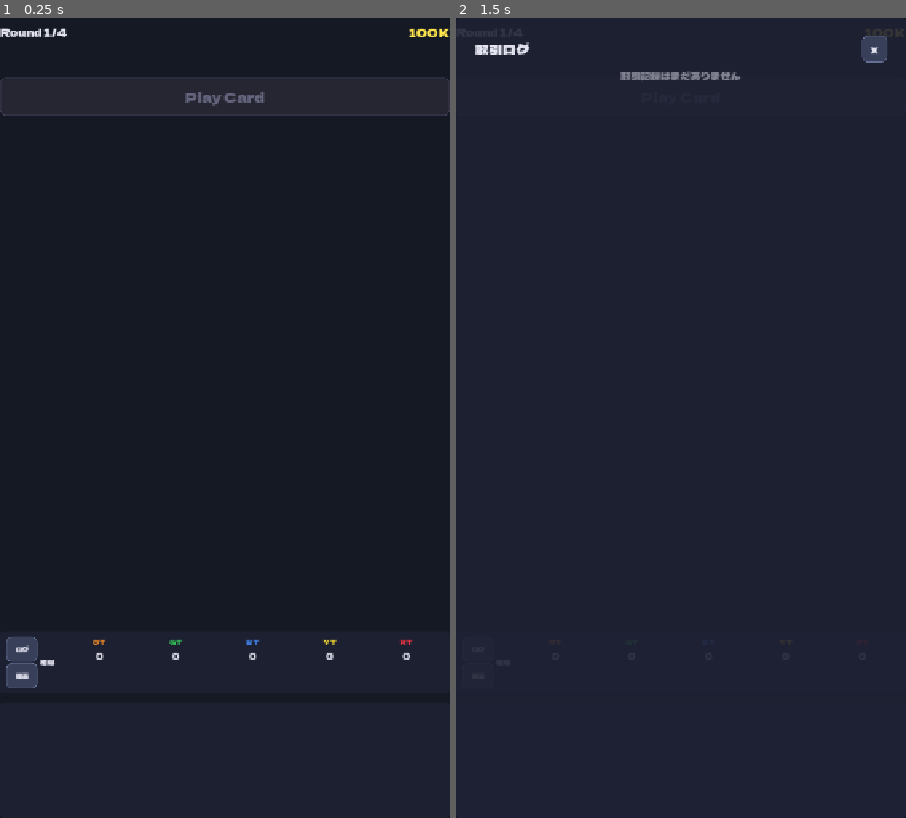
Above: before the commit, frames 1-2 (left to right).
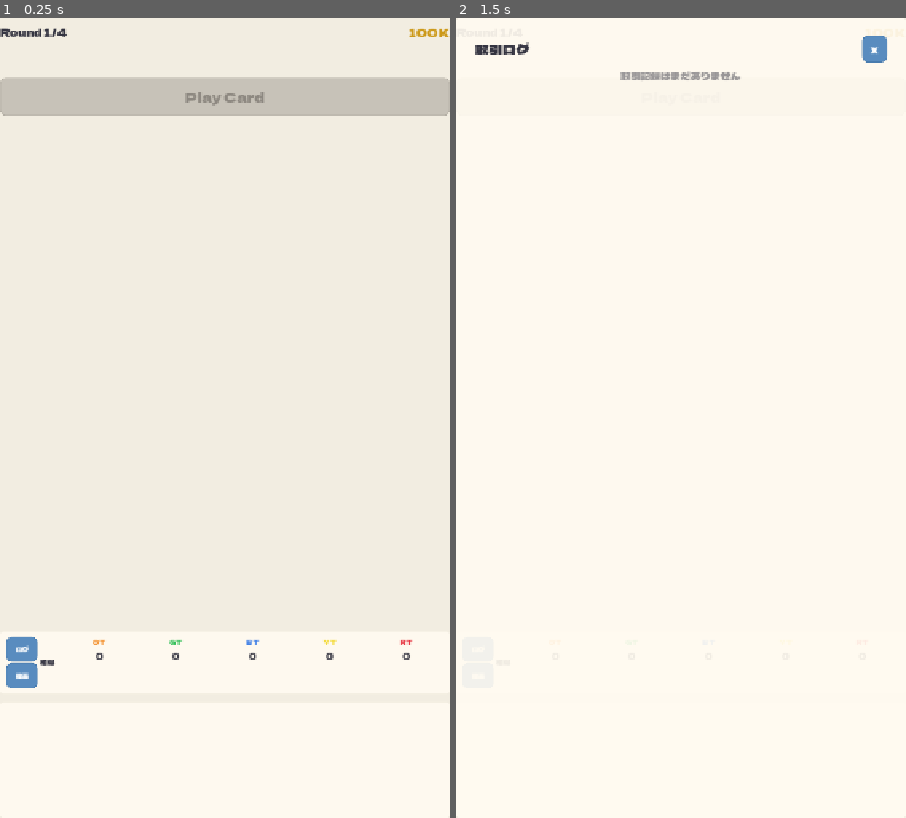
Above: after the commit, the same moments.

Repository: elefolo4565/modern-art
Game: Godot game, scene res://scenes/game/game_board.tscn
Same seed, same stepped clock (60 frames per second), same inputs: the game is played once before the commit and once after it. This scene is started directly instead of the project's main scene.
Inputs:
- Up to frame 1 (0.25 s): no input
- Up to frame 2 (1.5 s): click "ログ" at 0.5 s; click "絵画" at 1.25 s

The runs differ from the first frame. In frame 1, 100% of the frame differs, in the area x 0-100%, y 0-100%; in frame 2, 100%.

Commit message:
Brighten game UI with warm cream theme
- Background: dark navy → warm cream (0.95, 0.93, 0.88)
- Buttons: dark blue → pleasant blue with white text
- Panels: dark → warm white semi-transparent
- Text: light → dark for readability on light backgrounds
- Accent colors: bright yellow/blue → darker gold/blue tones

Co-Authored-By: Claude Opus 4.6 <noreply@anthropic.com>

Diff:
--- a/client/assets/themes/default_theme.tres
+++ b/client/assets/themes/default_theme.tres
@@ -3,12 +3,12 @@
 [ext_resource type="FontFile" path="res://assets/fonts/DelaGothicOne-Regular.ttf" id="1_font"]
 
 [sub_resource type="StyleBoxFlat" id="btn_normal"]
-bg_color = Color(0.22, 0.25, 0.35, 1)
+bg_color = Color(0.35, 0.55, 0.75, 1)
 border_width_left = 1
 border_width_top = 1
 border_width_right = 1
 border_width_bottom = 1
-border_color = Color(0.4, 0.45, 0.6, 1)
+border_color = Color(0.28, 0.48, 0.68, 1)
 corner_radius_top_left = 8
 corner_radius_top_right = 8
 corner_radius_bottom_right = 8
@@ -19,12 +19,12 @@
 content_margin_bottom = 8.0
 
 [sub_resource type="StyleBoxFlat" id="btn_hover"]
-bg_color = Color(0.28, 0.32, 0.45, 1)
+bg_color = Color(0.4, 0.6, 0.82, 1)
 border_width_left = 1
 border_width_top = 1
 border_width_right = 1
 border_width_bottom = 1
-border_color = Color(0.5, 0.55, 0.75, 1)
+border_color = Color(0.35, 0.55, 0.78, 1)
 corner_radius_top_left = 8
 corner_radius_top_right = 8
 corner_radius_bottom_right = 8
@@ -35,12 +35,12 @@
 content_margin_bottom = 8.0
 
 [sub_resource type="StyleBoxFlat" id="btn_pressed"]
-bg_color = Color(0.18, 0.2, 0.3, 1)
+bg_color = Color(0.28, 0.46, 0.65, 1)
 border_width_left = 1
 border_width_top = 1
 border_width_right = 1
 border_width_bottom = 1
-border_color = Color(0.5, 0.6, 0.9, 1)
+border_color = Color(0.25, 0.42, 0.6, 1)
 corner_radius_top_left = 8
 corner_radius_top_right = 8
 corner_radius_bottom_right = 8
@@ -51,12 +51,12 @@
 content_margin_bottom = 8.0
 
 [sub_resource type="StyleBoxFlat" id="btn_disabled"]
-bg_color = Color(0.15, 0.15, 0.2, 1)
+bg_color = Color(0.78, 0.76, 0.72, 1)
 border_width_left = 1
 border_width_top = 1
 border_width_right = 1
 border_width_bottom = 1
-border_color = Color(0.25, 0.25, 0.35, 1)
+border_color = Color(0.7, 0.68, 0.64, 1)
 corner_radius_top_left = 8
 corner_radius_top_right = 8
 corner_radius_bottom_right = 8
@@ -67,7 +67,7 @@
 content_margin_bottom = 8.0
 
 [sub_resource type="StyleBoxFlat" id="panel_normal"]
-bg_color = Color(0.12, 0.13, 0.2, 0.9)
+bg_color = Color(1, 0.98, 0.94, 0.92)
 corner_radius_top_left = 6
 corner_radius_top_right = 6
 corner_radius_bottom_right = 6
@@ -78,12 +78,12 @@
 content_margin_bottom = 8.0
 
 [sub_resource type="StyleBoxFlat" id="lineedit_normal"]
-bg_color = Color(0.1, 0.1, 0.15, 1)
+bg_color = Color(1, 0.99, 0.96, 1)
 border_width_left = 1
 border_width_top = 1
 border_width_right = 1
 border_width_bottom = 1
-border_color = Color(0.3, 0.35, 0.5, 1)
+border_color = Color(0.7, 0.68, 0.6, 1)
 corner_radius_top_left = 6
 corner_radius_top_right = 6
 corner_radius_bottom_right = 6
@@ -100,10 +100,10 @@
 Button/styles/hover = SubResource("btn_hover")
 Button/styles/pressed = SubResource("btn_pressed")
 Button/styles/disabled = SubResource("btn_disabled")
-Button/colors/font_color = Color(0.9, 0.9, 0.95, 1)
-Button/colors/font_disabled_color = Color(0.4, 0.4, 0.5, 1)
+Button/colors/font_color = Color(1, 1, 1, 1)
+Button/colors/font_disabled_color = Color(0.55, 0.53, 0.5, 1)
 PanelContainer/styles/panel = SubResource("panel_normal")
 LineEdit/styles/normal = SubResource("lineedit_normal")
-LineEdit/colors/font_color = Color(0.9, 0.9, 0.95, 1)
-LineEdit/colors/font_placeholder_color = Color(0.5, 0.5, 0.6, 1)
-Label/colors/font_color = Color(0.9, 0.9, 0.95, 1)
+LineEdit/colors/font_color = Color(0.15, 0.15, 0.2, 1)
+LineEdit/colors/font_placeholder_color = Color(0.55, 0.53, 0.5, 1)
+Label/colors/font_color = Color(0.2, 0.2, 0.25, 1)
--- a/client/scenes/game/auction_panel.tscn
+++ b/client/scenes/game/auction_panel.tscn
@@ -71,7 +71,7 @@
 layout_mode = 2
 theme_override_font_sizes/font_size = 18
 horizontal_alignment = 1
-modulate = Color(0.8, 0.8, 0.8, 1)
+modulate = Color(0.5, 0.48, 0.45, 1)
 
 [node name="SellerLabel" type="Label" parent="MarginContainer/VBox"]
 layout_mode = 2
@@ -82,7 +82,7 @@
 layout_mode = 2
 theme_override_font_sizes/font_size = 22
 horizontal_alignment = 1
-theme_override_colors/font_color = Color(1, 0.9, 0.3, 1)
+theme_override_colors/font_color = Color(0.8, 0.6, 0.1, 1)
 
 [node name="BidInputRow" type="HBoxContainer" parent="MarginContainer/VBox"]
 layout_mode = 2
--- a/client/scenes/game/game_board.tscn
+++ b/client/scenes/game/game_board.tscn
@@ -20,7 +20,7 @@
 anchors_preset = 15
 anchor_right = 1.0
 anchor_bottom = 1.0
-color = Color(0.08, 0.1, 0.14, 1)
+color = Color(0.95, 0.93, 0.88, 1)
 
 [node name="MainVBox" type="VBoxContainer" parent="."]
 layout_mode = 1
@@ -43,7 +43,7 @@
 [node name="MoneyLabel" type="Label" parent="MainVBox/InfoBar"]
 layout_mode = 2
 theme_override_font_sizes/font_size = 20
-theme_override_colors/font_color = Color(1, 0.9, 0.3, 1)
+theme_override_colors/font_color = Color(0.8, 0.6, 0.1, 1)
 text = "100K"
 horizontal_alignment = 2
 
@@ -51,7 +51,7 @@
 layout_mode = 2
 theme_override_font_sizes/font_size = 18
 horizontal_alignment = 1
-theme_override_colors/font_color = Color(0.5, 0.9, 0.5, 1)
+theme_override_colors/font_color = Color(0.2, 0.6, 0.3, 1)
 
 [node name="PlayerListBox" type="HBoxContainer" parent="MainVBox"]
 layout_mode = 2
--- a/client/scenes/game/result.tscn
+++ b/client/scenes/game/result.tscn
@@ -16,7 +16,7 @@
 anchors_preset = 15
 anchor_right = 1.0
 anchor_bottom = 1.0
-color = Color(0.08, 0.08, 0.14, 1)
+color = Color(0.95, 0.93, 0.88, 1)
 
 [node name="MarginContainer" type="MarginContainer" parent="."]
 layout_mode = 1
@@ -41,7 +41,7 @@
 layout_mode = 2
 theme_override_font_sizes/font_size = 28
 horizontal_alignment = 1
-theme_override_colors/font_color = Color(1, 0.85, 0.2, 1)
+theme_override_colors/font_color = Color(0.8, 0.6, 0.1, 1)
 
 [node name="HSeparator" type="HSeparator" parent="MarginContainer/VBox"]
 layout_mode = 2
--- a/client/scenes/lobby/lobby.tscn
+++ b/client/scenes/lobby/lobby.tscn
@@ -16,7 +16,7 @@
 anchors_preset = 15
 anchor_right = 1.0
 anchor_bottom = 1.0
-color = Color(0.1, 0.1, 0.16, 1)
+color = Color(0.95, 0.93, 0.88, 1)
 
 [node name="MarginContainer" type="MarginContainer" parent="."]
 layout_mode = 1
@@ -106,7 +106,7 @@
 text = "No rooms available"
 theme_override_font_sizes/font_size = 16
 horizontal_alignment = 1
-modulate = Color(0.6, 0.6, 0.6, 1)
+modulate = Color(0.55, 0.53, 0.5, 1)
 
 [node name="BackButton" type="Button" parent="MarginContainer/VBox"]
 layout_mode = 2
@@ -117,6 +117,6 @@
 [node name="ErrorLabel" type="Label" parent="MarginContainer/VBox"]
 layout_mode = 2
 theme_override_font_sizes/font_size = 16
-theme_override_colors/font_color = Color(1, 0.3, 0.3, 1)
+theme_override_colors/font_color = Color(0.85, 0.2, 0.2, 1)
 horizontal_alignment = 1
 autowrap_mode = 2
--- a/client/scenes/lobby/waiting_room.tscn
+++ b/client/scenes/lobby/waiting_room.tscn
@@ -16,7 +16,7 @@
 anchors_preset = 15
 anchor_right = 1.0
 anchor_bottom = 1.0
-color = Color(0.1, 0.1, 0.16, 1)
+color = Color(0.95, 0.93, 0.88, 1)
 
 [node name="MarginContainer" type="MarginContainer" parent="."]
 layout_mode = 1
@@ -43,7 +43,7 @@
 text = "Room ID: ------"
 theme_override_font_sizes/font_size = 28
 horizontal_alignment = 1
-theme_override_colors/font_color = Color(1, 0.85, 0.3, 1)
+theme_override_colors/font_color = Color(0.8, 0.6, 0.1, 1)
 
 [node name="StatusLabel" type="Label" parent="MarginContainer/VBox"]
 layout_mode = 2
--- a/client/scenes/title/title.tscn
+++ b/client/scenes/title/title.tscn
@@ -4,11 +4,11 @@
 
 [sub_resource type="LabelSettings" id="LabelSettings_title"]
 font_size = 56
-font_color = Color(1, 1, 1, 1)
+font_color = Color(0.2, 0.2, 0.28, 1)
 
 [sub_resource type="LabelSettings" id="LabelSettings_sub"]
 font_size = 24
-font_color = Color(0.7, 0.7, 0.8, 1)
+font_color = Color(0.45, 0.43, 0.5, 1)
 
 [node name="Title" type="Control"]
 layout_mode = 3
@@ -24,7 +24,7 @@
 anchors_preset = 15
 anchor_right = 1.0
 anchor_bottom = 1.0
-color = Color(0.12, 0.12, 0.18, 1)
+color = Color(0.95, 0.93, 0.88, 1)
 
 [node name="VBox" type="VBoxContainer" parent="."]
 layout_mode = 1
@@ -92,4 +92,4 @@
 offset_right = -10.0
 horizontal_alignment = 2
 theme_override_font_sizes/font_size = 14
-theme_override_colors/font_color = Color(0.5, 0.5, 0.6, 1)
+theme_override_colors/font_color = Color(0.5, 0.48, 0.45, 1)
--- a/client/scripts/components/player_info.gd
+++ b/client/scripts/components/player_info.gd
@@ -13,15 +13,15 @@
 func _ready() -> void:
 	# Normal: transparent background, no border
 	_normal_style = StyleBoxFlat.new()
-	_normal_style.bg_color = Color(1, 1, 1, 0.05)
+	_normal_style.bg_color = Color(0, 0, 0, 0.04)
 	_normal_style.set_corner_radius_all(6)
 	_normal_style.set_border_width_all(0)
 	_normal_style.set_content_margin_all(4)
 
 	# Active: yellow rounded border
 	_active_style = StyleBoxFlat.new()
-	_active_style.bg_color = Color(1, 0.9, 0.3, 0.08)
-	_active_style.border_color = Color(1, 0.9, 0.3, 1)
+	_active_style.bg_color = Color(0.9, 0.7, 0.1, 0.12)
+	_active_style.border_color = Color(0.85, 0.65, 0.1, 1)
 	_active_style.set_corner_radius_all(10)
 	_active_style.set_border_width_all(2)
 	_active_style.set_content_margin_all(4)
@@ -49,11 +49,11 @@
 	hand_label.text = "x%d" % p.get("hand_count", 0)
 
 	if is_current:
-		name_label.add_theme_color_override("font_color", Color(1, 0.9, 0.3, 1))
+		name_label.add_theme_color_override("font_color", Color(0.8, 0.6, 0.05, 1))
 	elif is_me:
-		name_label.add_theme_color_override("font_color", Color(0.5, 0.8, 1, 1))
+		name_label.add_theme_color_override("font_color", Color(0.2, 0.5, 0.8, 1))
 	else:
-		name_label.add_theme_color_override("font_color", Color.WHITE)
+		name_label.remove_theme_color_override("font_color")
 
 	# Active player border
 	if is_current:
@@ -93,9 +93,9 @@
 	_stop_pulse()
 	_pulse_tween = create_tween().set_loops()
 	_pulse_tween.tween_property(_active_style, "border_color",
-		Color(1, 0.9, 0.3, 0.3), 0.9).set_ease(Tween.EASE_IN_OUT).set_trans(Tween.TRANS_SINE)
+		Color(0.85, 0.65, 0.1, 0.3), 0.9).set_ease(Tween.EASE_IN_OUT).set_trans(Tween.TRANS_SINE)
 	_pulse_tween.tween_property(_active_style, "border_color",
-		Color(1, 0.9, 0.3, 1.0), 0.9).set_ease(Tween.EASE_IN_OUT).set_trans(Tween.TRANS_SINE)
+		Color(0.85, 0.65, 0.1, 1.0), 0.9).set_ease(Tween.EASE_IN_OUT).set_trans(Tween.TRANS_SINE)
 
 func _stop_pulse() -> void:
 	if _pulse_tween:
--- a/client/scripts/game/auction_panel.gd
+++ b/client/scripts/game/auction_panel.gd
@@ -107,7 +107,7 @@
 	# Prominent turn indicator
 	if can_act:
 		auction_title.text = Locale.t("auction_your_turn")
-		auction_title.add_theme_color_override("font_color", Color(1, 0.85, 0.1))
+		auction_title.add_theme_color_override("font_color", Color(0.8, 0.6, 0.1))
 	else:
 		auction_title.text = Locale.t("auction_title")
 		auction_title.remove_theme_color_override("font_color")
--- a/client/scripts/game/card.gd
+++ b/client/scripts/game/card.gd
@@ -70,7 +70,7 @@
 	if is_disabled:
 		modulate = Color(0.4, 0.4, 0.4, 0.6)
 	elif is_selected:
-		modulate = Color(1.2, 1.2, 1.4, 1)
+		modulate = Color(1.1, 1.1, 1.15, 1)
 	else:
 		modulate = Color.WHITE
 
--- a/client/scripts/game/game_board.gd
+++ b/client/scripts/game/game_board.gd
@@ -373,7 +373,7 @@
 		name_lbl.text = pname + (" *" if is_me else "")
 		name_lbl.add_theme_font_size_override("font_size", 18)
 		if is_me:
-			name_lbl.add_theme_color_override("font_color", Color(0.5, 0.8, 1, 1))
+			name_lbl.add_theme_color_override("font_color", Color(0.2, 0.5, 0.8, 1))
 		paintings_content.add_child(name_lbl)
 
 		# Artist paintings list
--- a/client/scripts/game/market_board.gd
+++ b/client/scripts/game/market_board.gd
@@ -79,7 +79,7 @@
 		settled_lbl.text = ""
 		settled_lbl.add_theme_font_size_override("font_size", 11)
 		settled_lbl.horizontal_alignment = HORIZONTAL_ALIGNMENT_CENTER
-		settled_lbl.add_theme_color_override("font_color", Color(0.7, 0.9, 0.7))
+		settled_lbl.add_theme_color_override("font_color", Color(0.2, 0.6, 0.3))
 		col.add_child(settled_lbl)
 		_settled_labels[artist] = settled_lbl
 
@@ -88,7 +88,7 @@
 		pending_lbl.text = ""
 		pending_lbl.add_theme_font_size_override("font_size", 11)
 		pending_lbl.horizontal_alignment = HORIZONTAL_ALIGNMENT_CENTER
-		pending_lbl.add_theme_color_override("font_color", Color(1.0, 0.85, 0.4))
+		pending_lbl.add_theme_color_override("font_color", Color(0.8, 0.6, 0.1))
 		col.add_child(pending_lbl)
 		_pending_labels[artist] = pending_lbl
 
--- a/client/scripts/game/result.gd
+++ b/client/scripts/game/result.gd
@@ -38,7 +38,7 @@
 		rank_label.add_theme_font_size_override("font_size", 24)
 		rank_label.custom_minimum_size = Vector2(50, 0)
 		if i == 0:
-			rank_label.add_theme_color_override("font_color", Color(1, 0.85, 0.2, 1))
+			rank_label.add_theme_color_override("font_color", Color(0.8, 0.6, 0.1, 1))
 		row.add_child(rank_label)
 
 		var name_lbl := Label.new()
@@ -46,7 +46,7 @@
 		name_lbl.add_theme_font_size_override("font_size", 24)
 		name_lbl.size_flags_horizontal = Control.SIZE_EXPAND_FILL
 		if i == 0:
-			name_lbl.add_theme_color_override("font_color", Color(1, 0.85, 0.2, 1))
+			name_lbl.add_theme_color_override("font_color", Color(0.8, 0.6, 0.1, 1))
 		row.add_child(name_lbl)
 
 		var money_lbl := Label.new()
@@ -54,7 +54,7 @@
 		money_lbl.add_theme_font_size_override("font_size", 24)
 		money_lbl.horizontal_alignment = HORIZONTAL_ALIGNMENT_RIGHT
 		if i == 0:
-			money_lbl.add_theme_color_override("font_color", Color(1, 0.85, 0.2, 1))
+			money_lbl.add_theme_color_override("font_color", Color(0.8, 0.6, 0.1, 1))
 		row.add_child(money_lbl)
 
 		player_results.add_child(row)
--- a/client/scripts/lobby/waiting_room.gd
+++ b/client/scripts/lobby/waiting_room.gd
@@ -68,10 +68,10 @@
 		if is_ai:
 			ai_count += 1
 			lbl.text = "%d. %s (AI)" % [i + 1, pname]
-			lbl.add_theme_color_override("font_color", Color(0.6, 0.85, 1, 1))
+			lbl.add_theme_color_override("font_color", Color(0.3, 0.55, 0.8, 1))
 		elif i == 0:
 			lbl.text = "%d. %s (Host)" % [i + 1, pname]
-			lbl.add_theme_color_override("font_color", Color(1, 0.85, 0.3, 1))
+			lbl.add_theme_color_override("font_color", Color(0.8, 0.6, 0.1, 1))
 		else:
 			lbl.text = "%d. %s" % [i + 1, pname]
 
